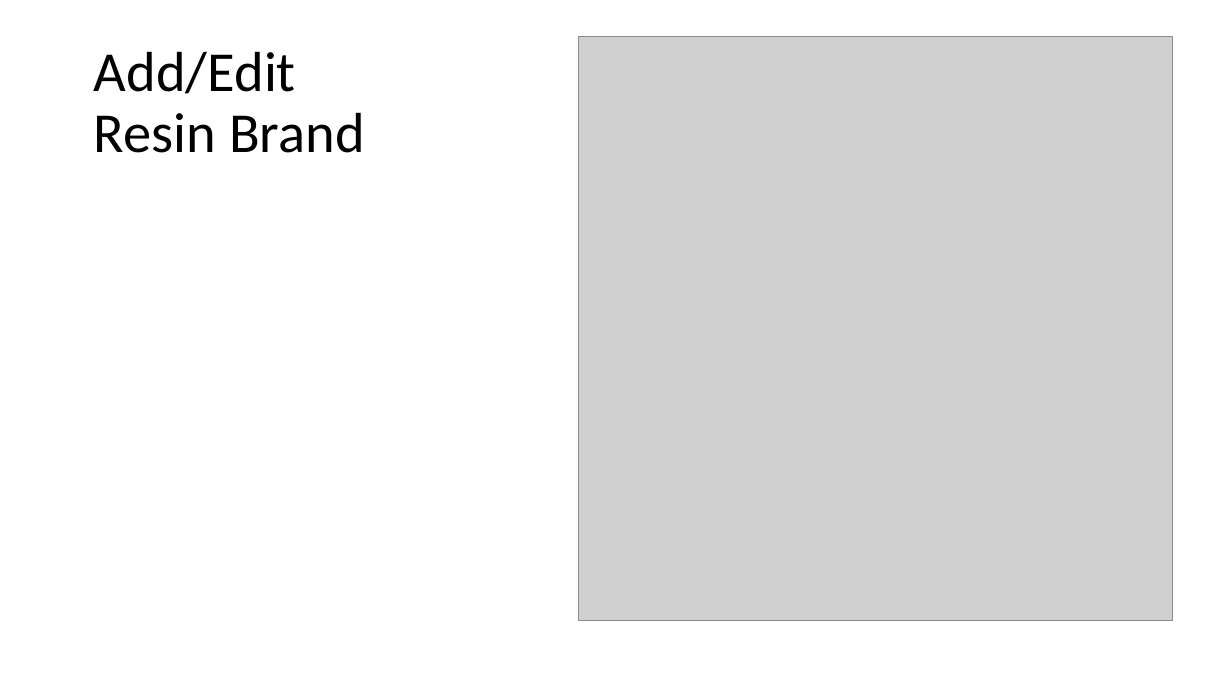
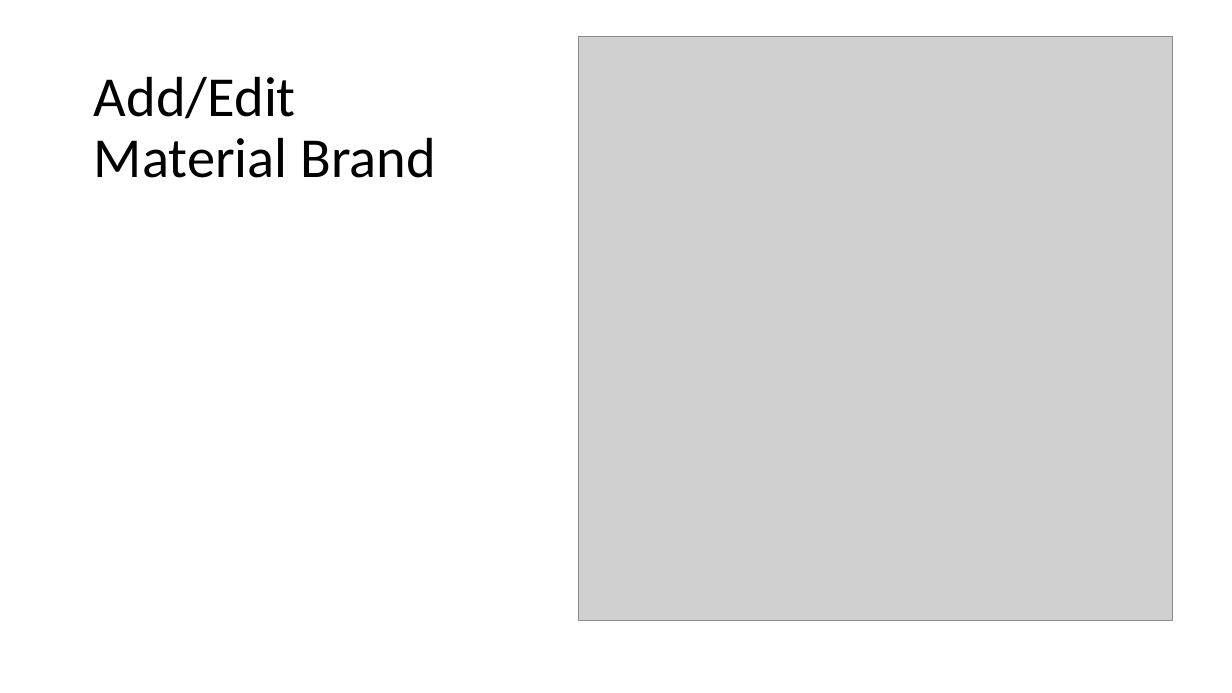
Before and after one commit to kovaciad/slice-tracker, a slide deck: slide 9 of StoryBoard.pptx. Drawn at 1232x693 pixels with LibreOffice and Linux fonts; fonts in the diff are those of the drawing; grey boxes stand for pictures. Boxes give left, top, right and bottom in pixels: in the first picture for what was removed or moved away, otherwise in the second. Text is boxed around its words. In the diff, an @@ line names an element or a change of style, - is before the commit and + after.

```diff
--- a/StoryBoard.pptx
+++ b/StoryBoard.pptx
@@ title at [94,76,436,178]: text changed @@
-Add/Edit
-Resin Brand
+Add/Edit
+Material Brand
```
Also in this commit, not shown: 2 other slides changed.
